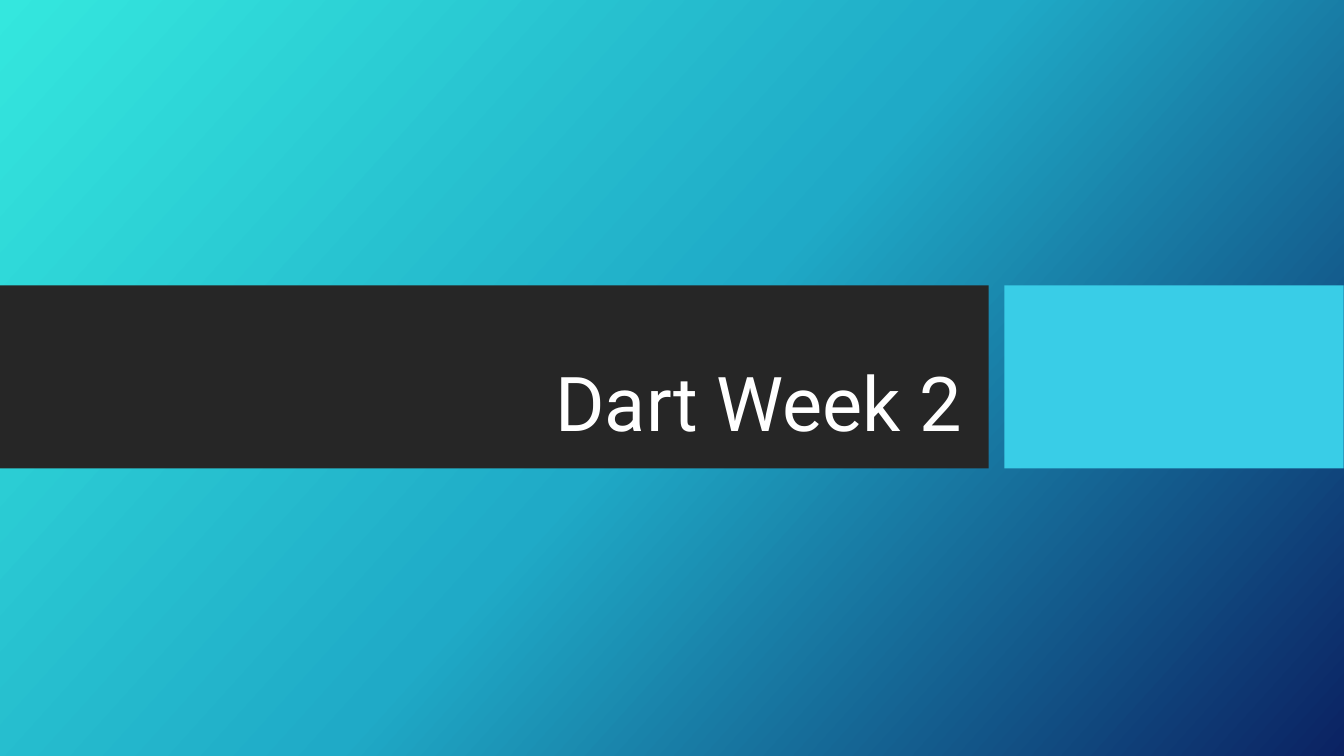
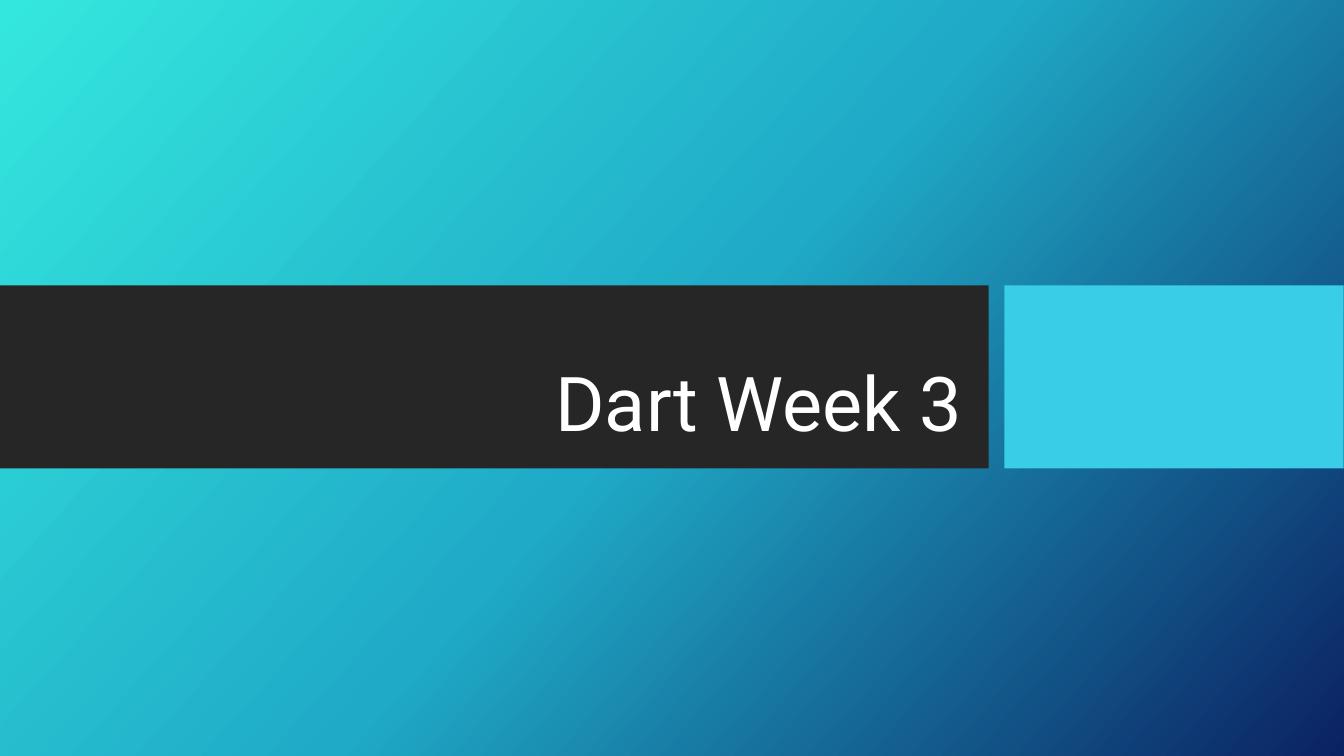
Before and after one commit to GDSC-ADEK/dart-flutter-course, a slide deck: slide 1 of week3/week3_slideshow.pptx. Drawn at 1344x756 pixels with LibreOffice and Linux fonts; fonts in the diff are those of the drawing; background and template pictures are left out. Boxes give left, top, right and bottom in pixels: in the first picture for what was removed or moved away, otherwise in the second. Text is boxed around its words. In the diff, an @@ line names an element or a change of style, - is before the commit and + after.

Commit message:
Added 123rd of content for week3, added excercise

```diff
--- a/week3/week3_slideshow.pptx
+++ b/week3/week3_slideshow.pptx
@@ title at [555, 374, 962, 432]: text changed @@
-Dart Week 2
+Dart Week 3
```
Also in this commit, not shown: 6 slides added, 3 other files.
